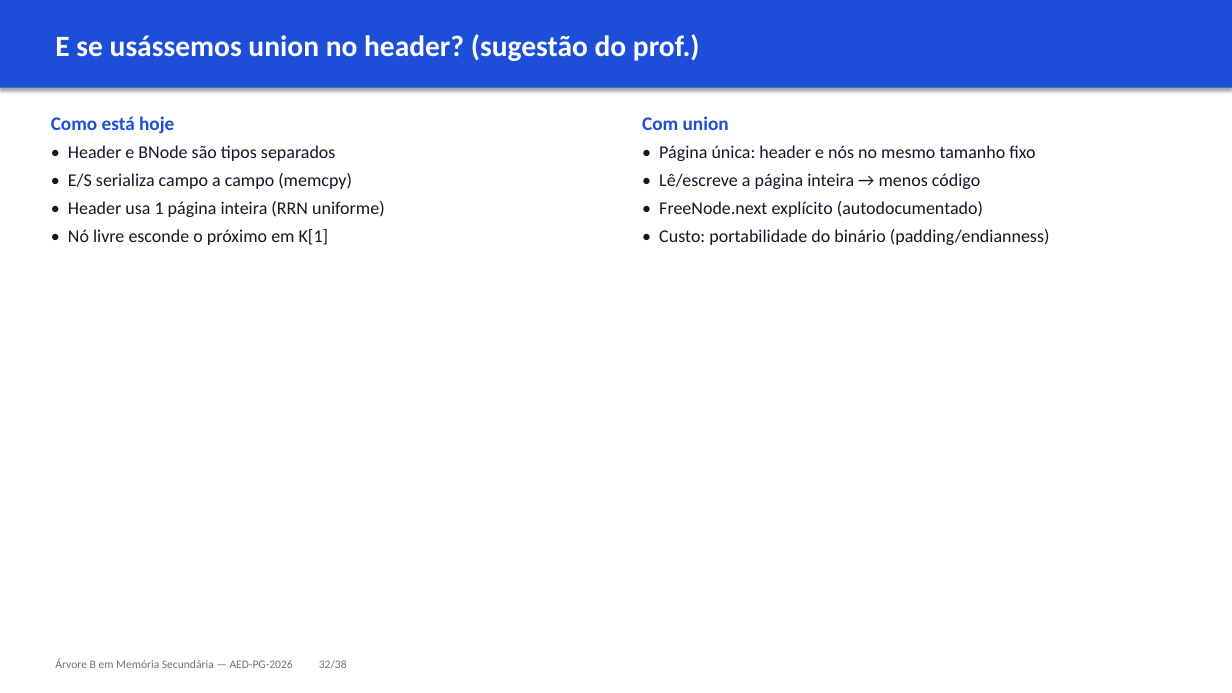
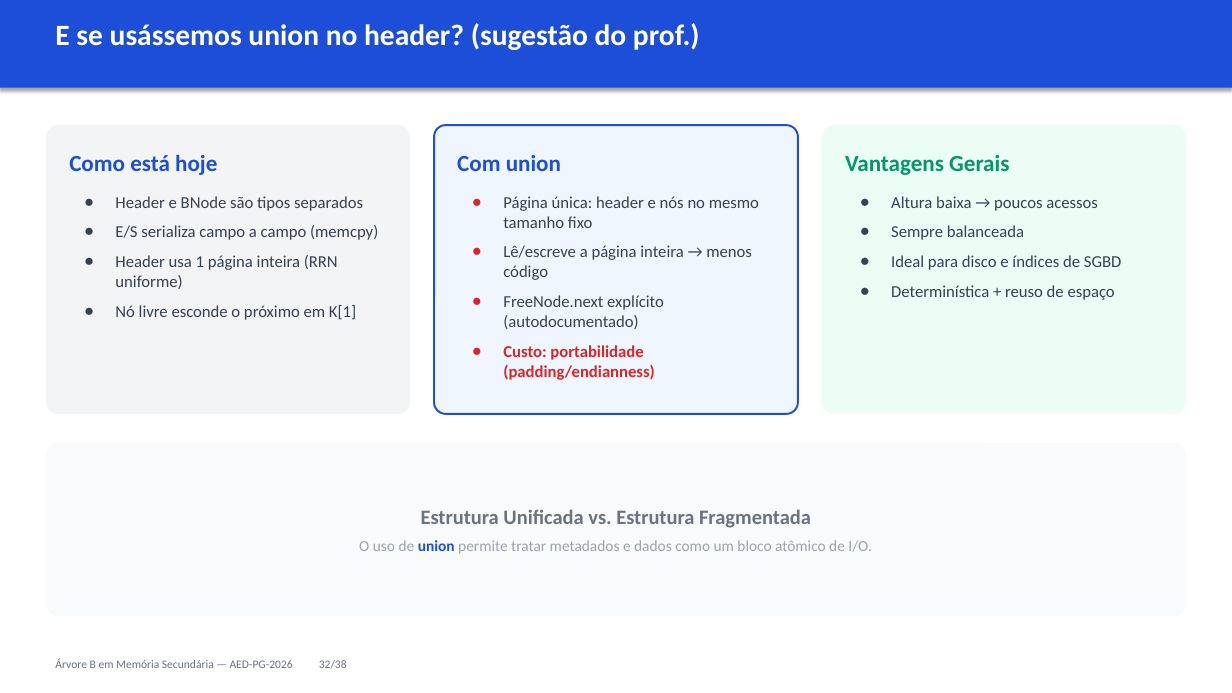
Before and after one commit to cassiotakarada/btree, a slide deck: slide 29 of apresentacao/APRESENTACAO_2_FINAL.pptx (slide 30 before the commit). Drawn at 1232x693 pixels with LibreOffice and Linux fonts; fonts in the diff are those of the drawing. Boxes give left, top, right and bottom in pixels: in the first picture for what was removed or moved away, otherwise in the second. Text is boxed around its words. In the diff, an @@ line names an element or a change of style, - is before the commit and + after.

Commit message:
refactor: presentation

```diff
--- a/apresentacao/APRESENTACAO_2_FINAL.pptx
+++ b/apresentacao/APRESENTACAO_2_FINAL.pptx
@@ text "E se usássemos union no ...": place and size @@
-text "E se usássemos union no ..." at (55, 34, 700, 61)
+text "E se usássemos union no ..." at (55, 23, 700, 50)
@@ text "Como está hoje": place and size @@
-text "Como está hoje" at (51, 116, 385, 245)
+text "Como está hoje" at (69, 154, 378, 320)
@@ rounded rectangle added at (46, 125, 410, 413), fill #F3F4F6 @@
@@ text "Com union": place and size @@
-text "Com union" at (642, 116, 1050, 245)
+text "Com union" at (457, 155, 759, 380)
@@ rounded rectangle added at (434, 125, 799, 413), fill #EFF6FF, outline #1D4ED8 1.5 pt @@
@@ rounded rectangle added at (823, 125, 1187, 413), fill #ECFDF5 @@
@@ text at (69, 154, 217, 175): size 15 to 18 pt in "Como está hoje" @@
@@ text at (457, 155, 561, 171): size 15 to 18 pt in "Com union" @@
@@ text added at (845, 155, 1122, 300), 13 pt, text #374151 @@
+Vantagens Gerais
+● Altura baixa → poucos acessos
+● Sempre balanceada
+● Ideal para disco e índices de SGBD
+● Determinística + reuso de espaço
@@ text at (115, 196, 378, 320): text changed; size 14 to 13 pt; text colour #111827 to #374151 @@
-• Header e BNode são tipos separados
-• E/S serializa campo a campo (memcpy)
-• Header usa 1 página inteira (RRN uniforme)
-• Nó livre esconde o próximo em K[1]
+● Header e BNode são tipos separados
+● E/S serializa campo a campo (memcpy)
+● Header usa 1 página inteira (RRN uniforme)
+● Nó livre esconde o próximo em K[1]
@@ text at (503, 196, 759, 380): text changed; size 14 to 13 pt; text colour #111827 to #374151 @@
-• Página única: header e nós no mesmo tamanho fixo
-• Lê/escreve a página inteira → menos código
-• FreeNode.next explícito (autodocumentado)
-• Custo: portabilidade do binário (padding/endianness)
+● Página única: header e nós no mesmo tamanho fixo
+● Lê/escreve a página inteira → menos código
+● FreeNode.next explícito (autodocumentado)
+● Custo: portabilidade (padding/endianness)
@@ rounded rectangle added at (46, 443, 1186, 616), fill #F9FAFB @@
@@ text added at (359, 509, 872, 554), 12 pt, text #9CA3AF @@
+Estrutura Unificada vs. Estrutura Fragmentada
+O uso de union permite tratar metadados e dados como um bloco atômico de I/O.
```
Also in this commit, not shown: 4 other slides changed, 1 slide added, 4 slides removed, 3 other files.
